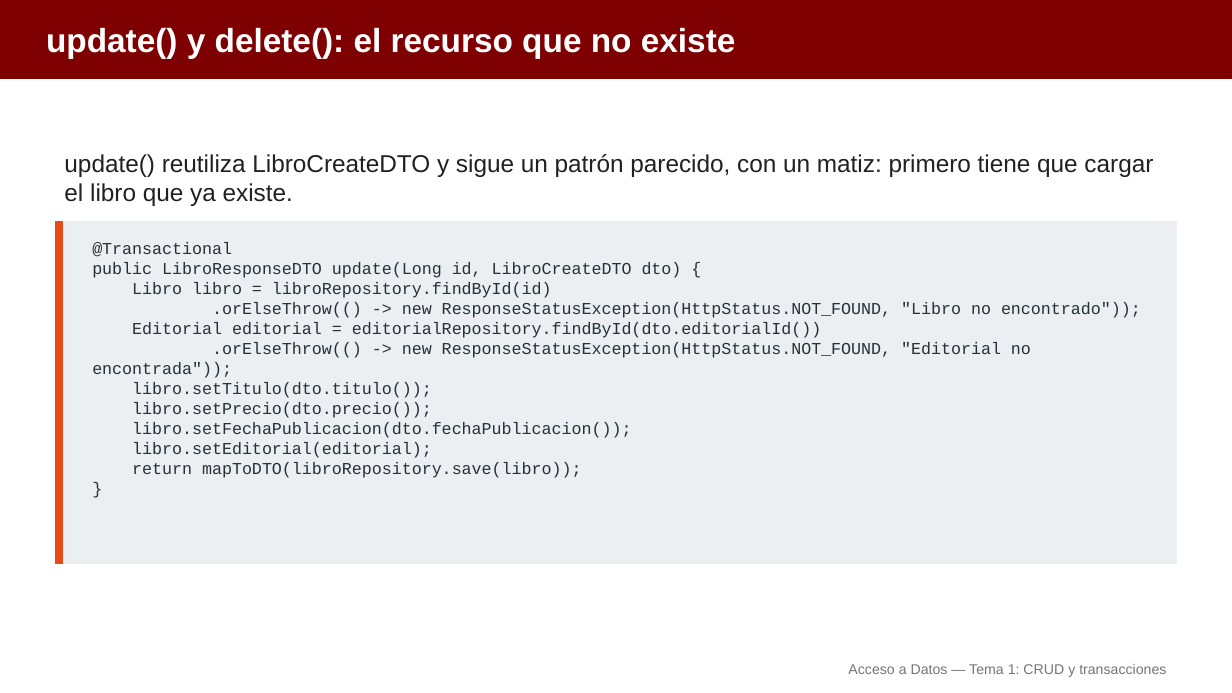
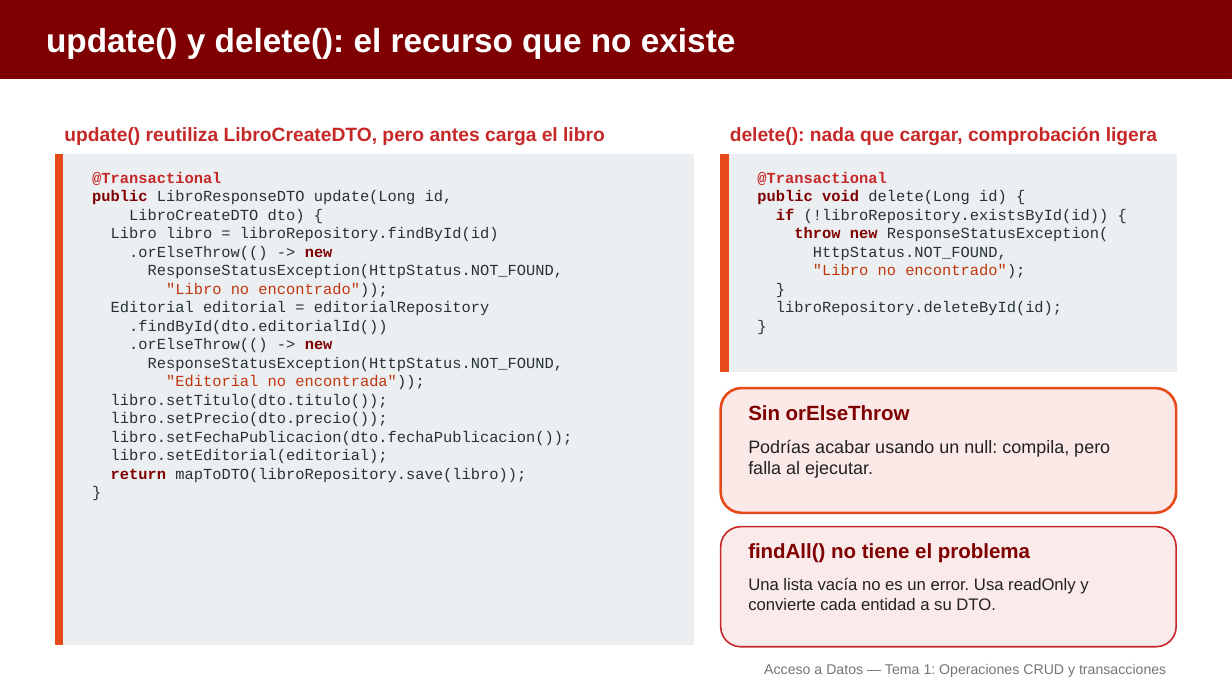
Before and after one commit to aitorventura/acceso-a-datos, a slide deck: slide 13 of docs/tema1/diapositivas/operaciones-crud-transacciones.pptx (slide 30 before the commit). Drawn at 1232x693 pixels with LibreOffice and Linux fonts; fonts in the diff are those of the drawing. Boxes give left, top, right and bottom in pixels: in the first picture for what was removed or moved away, otherwise in the second. Text is boxed around its words. In the diff, an @@ line names an element or a change of style, - is before the commit and + after.

Commit message:
Rehace las diapositivas del Tema 1: menos diapositivas por deck y más visuales
Agrupa las diapositivas por idea y sustituye los bloques de texto por
tarjetas, flujos y código con sintaxis coloreada, reutilizando las
infografías y diagramas existentes. Pasa de 275 a 113 diapositivas en
los ocho decks del tema.

```diff
--- a/docs/tema1/diapositivas/operaciones-crud-transacciones.pptx
+++ b/docs/tema1/diapositivas/operaciones-crud-transacciones.pptx
@@ text "update() reutiliza LibroCreateDTO, pero antes ..." at [64,127,605,145]: vertical alignment top to middle @@
@@ text at [64,127,605,145]: text changed; size 19 to 15 pt; text colour #212121 to #C62828; bold on @@
-update() reutiliza LibroCreateDTO y sigue un patrón parecido, con un matiz: primero tiene que cargar el libro que ya existe.
+update() reutiliza LibroCreateDTO, pero antes carga el libro
@@ text added at [730,127,1157,145], 15 pt, text #C62828, bold @@
+delete(): nada que cargar, comprobación ligera
@@ rectangle: place and size @@
-rectangle at [55,222,63,564]
+rectangle at [55,154,63,644]
@@ rectangle: place and size @@
-rectangle at [55,222,1177,564]
+rectangle at [55,154,693,644]
@@ text "@Transactional": place and size @@
-text "@Transactional" at [92,242,1141,478]
+text "@Transactional" at [92,172,573,482]
@@ text at [92,172,573,482]: size 13 to 12 pt in "@Transactional", "Libro libro = libroRepository.findById(id)", "libro.setTitulo(dto.titulo());", "libro.setPrecio(dto.precio());" and 4 more places; text colour #263238 to #C62828 in "@Transactional"; bold on in "@Transactional", "return"; text colour #263238 to #7F0000 in "return" @@
@@ rectangle added at [721,154,1177,372], fill #ECEFF1, outline #EEEEEE 1 pt @@
@@ rectangle added at [721,154,728,372], fill #E64A19, outline #E64A19 1 pt @@
@@ text added at [757,172,1109,315], 12 pt, text #263238 @@
+@Transactional
+public void delete(Long id) {
+if (!libroRepository.existsById(id)) {
+throw new ResponseStatusException(
+HttpStatus.NOT_FOUND,
+"Libro no encontrado");
+}
+libroRepository.deleteById(id);
+}
@@ text at [92,190,453,223]: text changed; size 13 to 12 pt @@
-public LibroResponseDTO update(Long id, LibroCreateDTO dto) {
+public LibroResponseDTO update(Long id,
+LibroCreateDTO dto) {
@@ text at [111,246,564,389]: text changed; size 13 to 12 pt @@
-.orElseThrow(() -> new ResponseStatusException(HttpStatus.NOT_FOUND, "Libro no encontrado"));
-Editorial editorial = editorialRepository.findById(dto.editorialId())
-.orElseThrow(() -> new ResponseStatusException(HttpStatus.NOT_FOUND, "Editorial no encontrada"));
+.orElseThrow(() -> new
+ResponseStatusException(HttpStatus.NOT_FOUND,
+"Libro no encontrado"));
+Editorial editorial = editorialRepository
+.findById(dto.editorialId())
+.orElseThrow(() -> new
+ResponseStatusException(HttpStatus.NOT_FOUND,
+"Editorial no encontrada"));
@@ rounded rectangle added at [721,388,1177,513], fill #FBE9E7, outline #E64A19 2 pt @@
@@ text added at [748,405,910,421], 16 pt, text #7F0000, bold @@
+Sin orElseThrow
@@ text added at [748,439,1110,478], 14 pt, text #212121 @@
+Podrías acabar usando un null: compila, pero falla al ejecutar.
@@ rounded rectangle added at [721,527,1177,647], fill #FBEAEA, outline #C62828 1.25 pt @@
@@ text added at [748,543,1030,563], 16 pt, text #7F0000, bold @@
+findAll() no tiene el problema
@@ text added at [748,577,1088,610], 13 pt, text #212121 @@
+Una lista vacía no es un error. Usa readOnly y convierte cada entidad a su DTO.
@@ text at [764,664,1166,677]: text changed @@
-Acceso a Datos — Tema 1: CRUD y transacciones
+Acceso a Datos — Tema 1: Operaciones CRUD y transacciones
```
Also in this commit, not shown: 15 other slides changed, 3 slides added, 29 slides removed, 15 other files.
